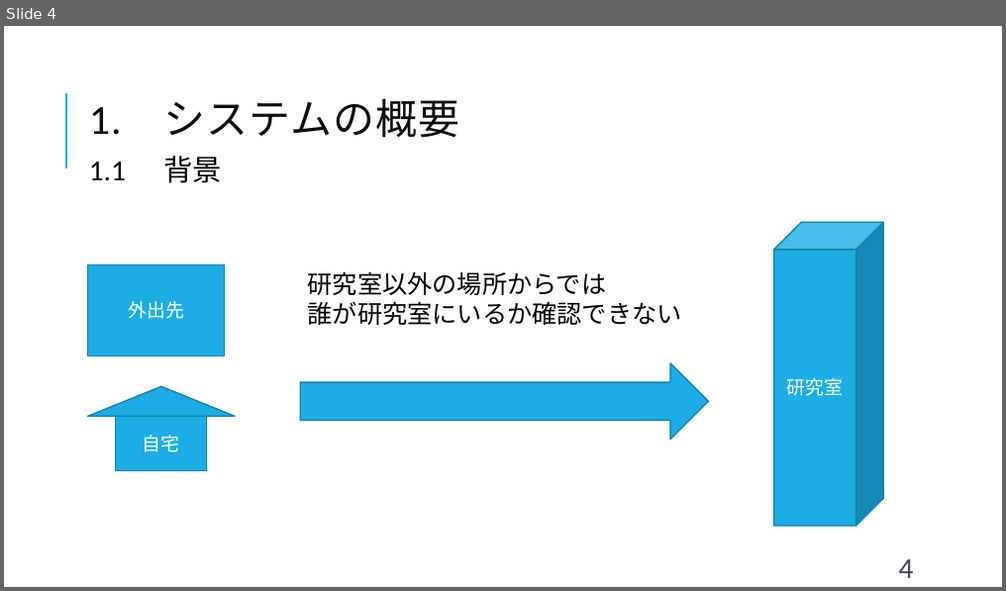
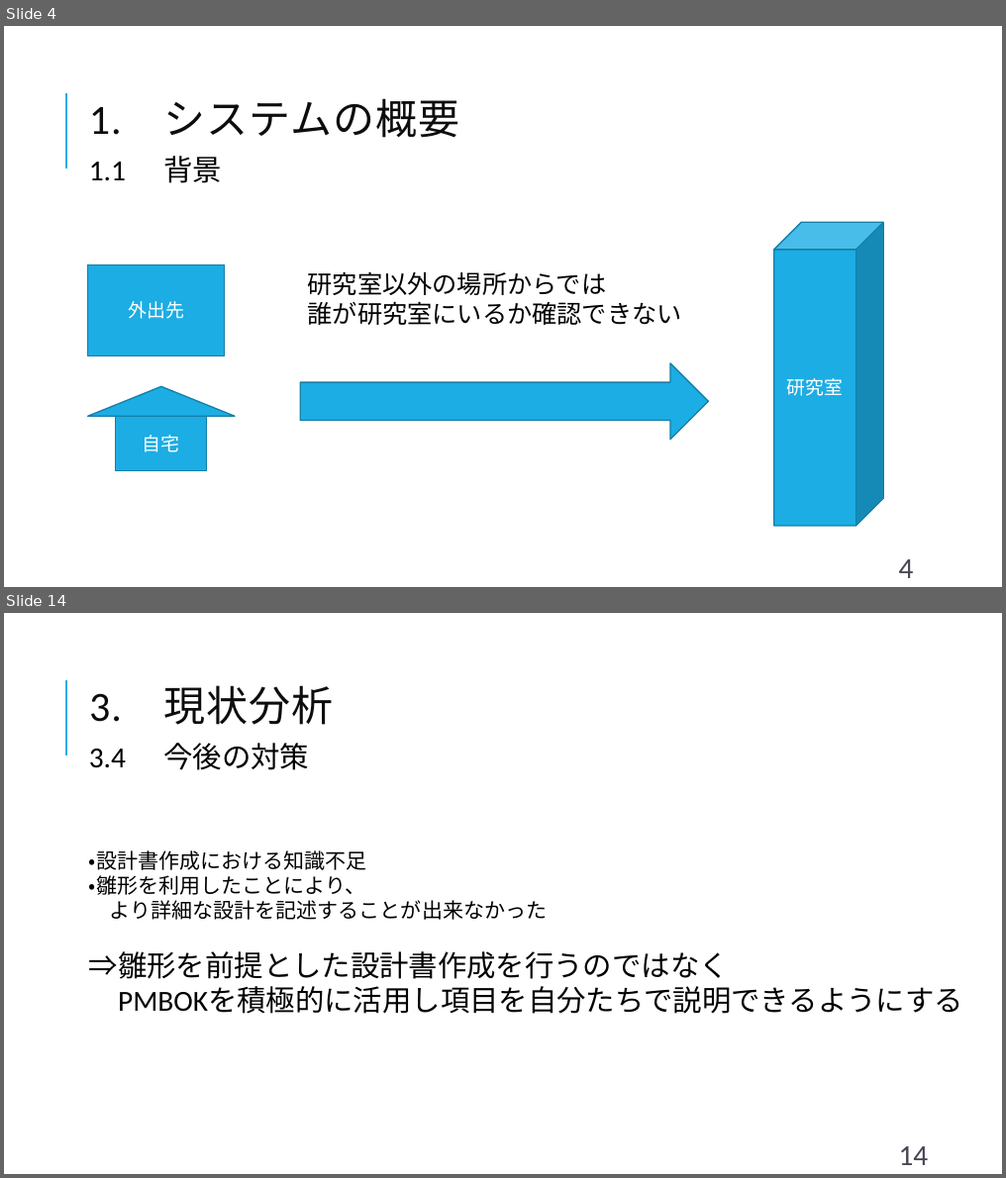
Before and after one commit to shimoda-a/pmpractice, a slide deck: yabuki-a/PM演習矢吹a/PM演習_中間報告_矢吹研A班.pptx. Shown one above the other, each under a label of ours: slide 4 before the commit, slides 4 and 14 after it; the slides between them are not shown. The pictures are 1006x591 and 1006x1178 pixels, drawn with LibreOffice and Linux fonts; fonts in the diff are those of the drawing. Boxes give left, top, right and bottom in pixels: in the first picture for what was removed or moved away, otherwise in the second. Text is boxed around its words. In the diff, an @@ line names an element or a change of style, - is before the commit and + after.

```diff
--- a/yabuki-a/PM演習矢吹a/PM演習_中間報告_矢吹研A班.pptx
+++ b/yabuki-a/PM演習矢吹a/PM演習_中間報告_矢吹研A班.pptx
@@ slide 14 added at <box>4,613,1002,1174</box>, background #FFFFFF; not listed: 1 template element that a slide beside it also shows @@
@@ text added at <box>89,685,334,725</box>, 40 pt, text #0D0D0D @@
+3. 現状分析
@@ text added at <box>89,743,309,770</box>, 28 pt, text #000000 @@
+3.4 今後の対策
@@ text added at <box>89,851,963,1014</box>, 28 pt, text #000000 @@
+・設計書作成における知識不足
+・雛形を利用したことにより、
+より詳細な設計を記述することが出来なかった
+⇒雛形を前提とした設計書作成を行うのではなく
+PMBOKを積極的に活用し項目を自分たちで説明できるようにする
@@ page number added at <box>899,1147,929,1165</box>, 28 pt, text #464653 @@
+14
```
Also in this commit, not shown: 11 slides changed, 1 other slide added, 1 slide removed, 2 other files.
